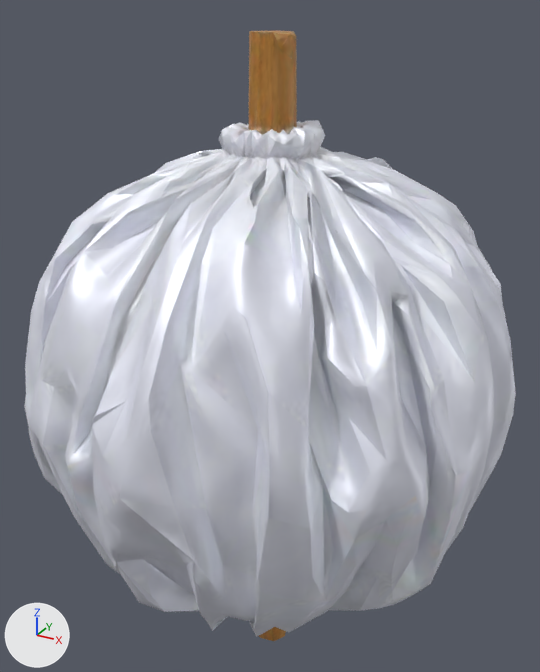
The glTF model assets/w3puff.glb as it was, and as the next commit left it.
Both versions are drawn from a camera (50 mm lens) standing at (0.369, -0.677, 0.771) and looking at (-0.013, 0.017, 0.424). Every picture has the same lights, and +X, +Y and +Z are marked at lower left. The picture after the commit comes second. Where no turn or scale is listed for an object, it has been applied to the vertices.

Objects in the first picture: 'output_unwrapped'.
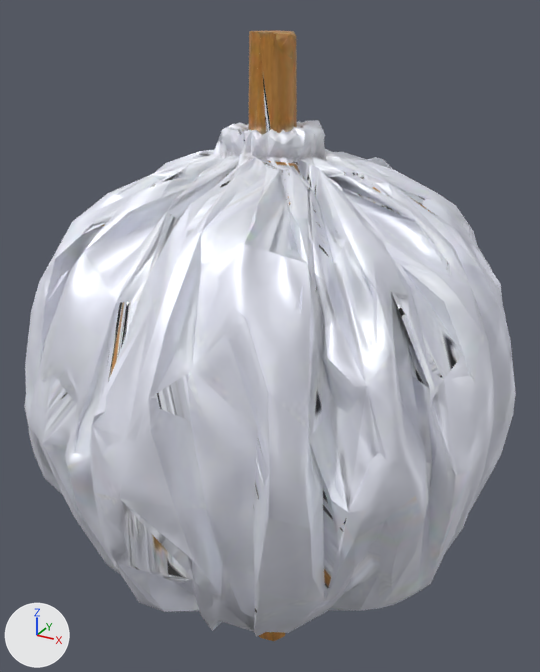
Location of each change, [x1, y1, x2, y2] in pixels of the pictures (540 x 672 px):
'w3puff_far', added: after [43, 31, 510, 639]

The change, as a diff of the scene's bpy script:
```diff
--- a/assets/w3puff.glb.py
+++ b/assets/w3puff.glb.py
@@ me_w3puff_far @@
+me_w3puff_far.from_pydata(...)  # 604 vertices, 1212 faces; spans x -0.26..0.26, y -0.278..0.278, z -0.375..0.375
+me_w3puff_far.materials.append(mat_bakedmaterial)
@@ ob_w3puff_far @@
+ob_w3puff_far = bpy.data.objects.new('w3puff_far', me_w3puff_far)
+ob_w3puff_far.location = (-0.001, 0.0, 0.375)
```
